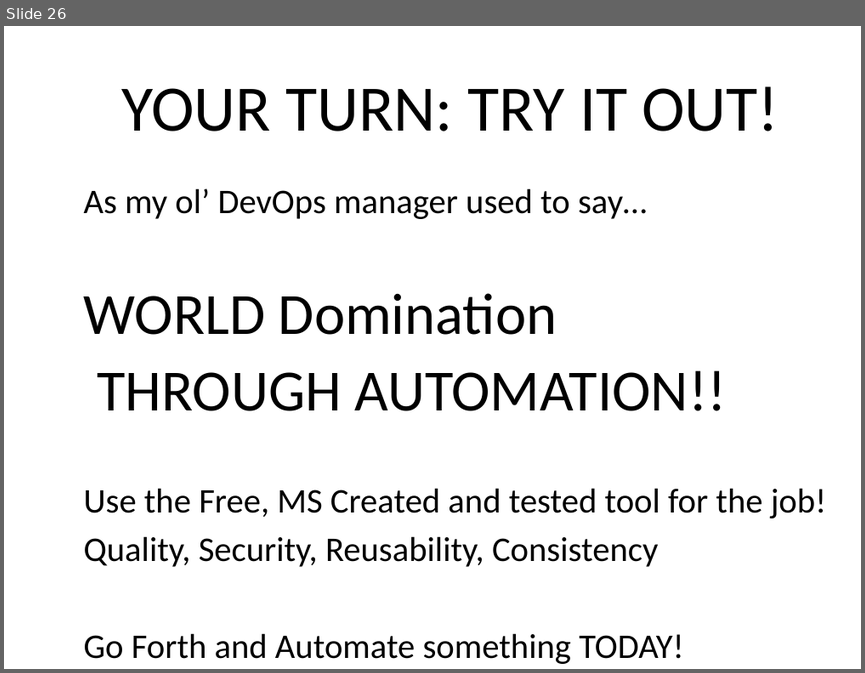
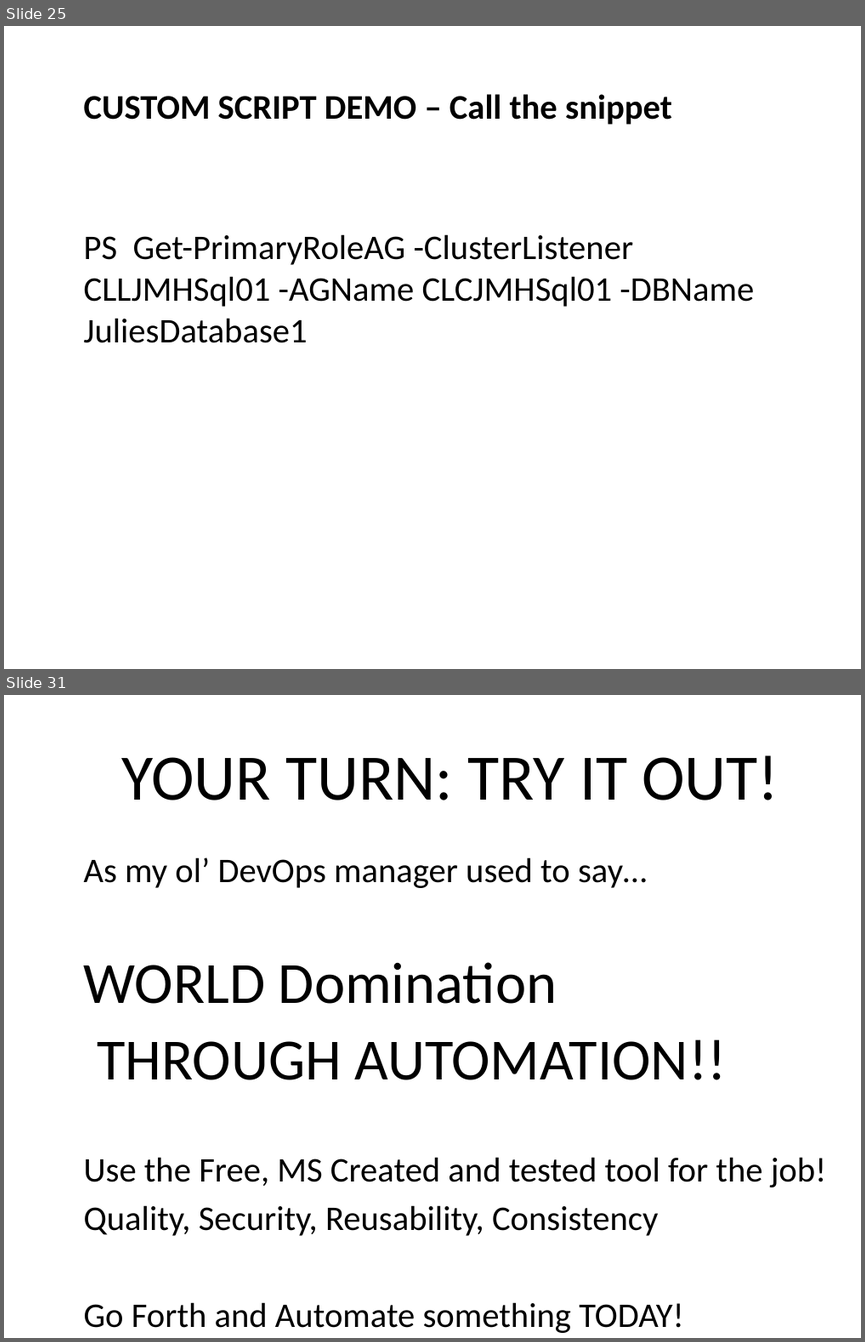
Before and after one commit to GoddessOfTheDatabase/SSPowershell, a slide deck: Presentation2-wTemplate.odp. Shown one above the other, each under a label of ours: slide 26 before the commit, slides 25 and 31 after it; the slides between them are not shown. The pictures are 865x673 and 865x1342 pixels, drawn with LibreOffice and Linux fonts; fonts in the diff are those of the drawing; background and template pictures are left out. Boxes give left, top, right and bottom in pixels: in the first picture for what was removed or moved away, otherwise in the second. Text is boxed around its words. In the diff, an @@ line names an element or a change of style, - is before the commit and + after.

```diff
--- a/Presentation2-wTemplate.odp
+++ b/Presentation2-wTemplate.odp
@@ slide 25 added at [4,26,861,669], background picture (left out) @@
@@ title added at [84,94,672,125], 32 pt, text #000000, bold @@
+CUSTOM SCRIPT DEMO – Call the snippet
@@ text added at [84,234,754,343], 32 pt, text #000000 @@
+PS Get-PrimaryRoleAG -ClusterListener CLLJMHSql01 -AGName CLCJMHSql01 -DBName JuliesDatabase1
@@ what was slide 26 is now slide 31 @@
```
Also in this commit, not shown: 2 slides changed, 4 other slides added.
